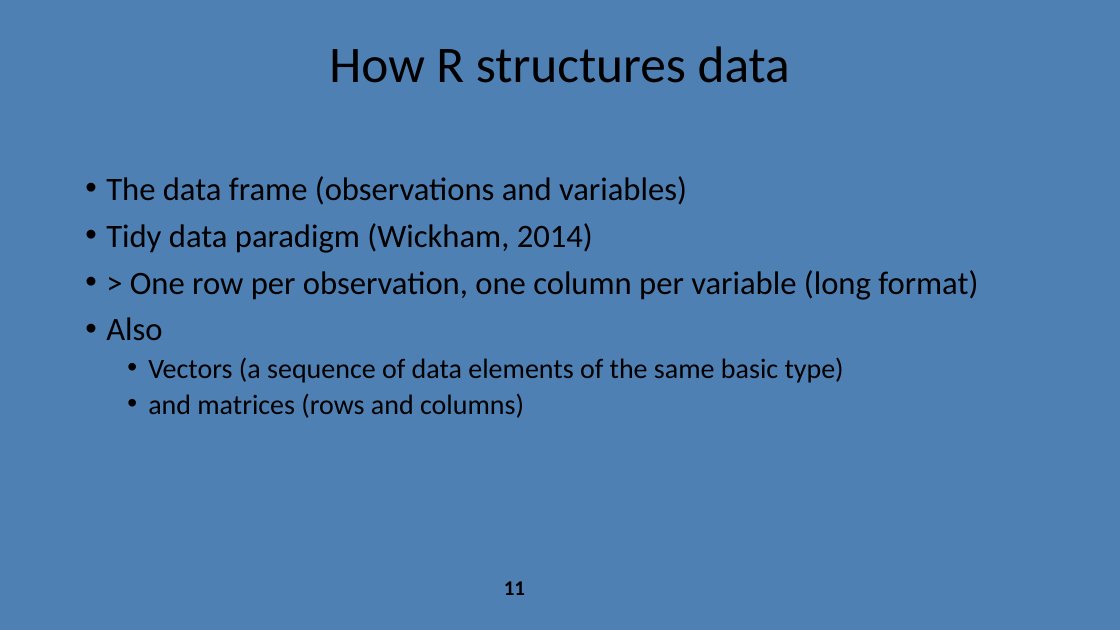
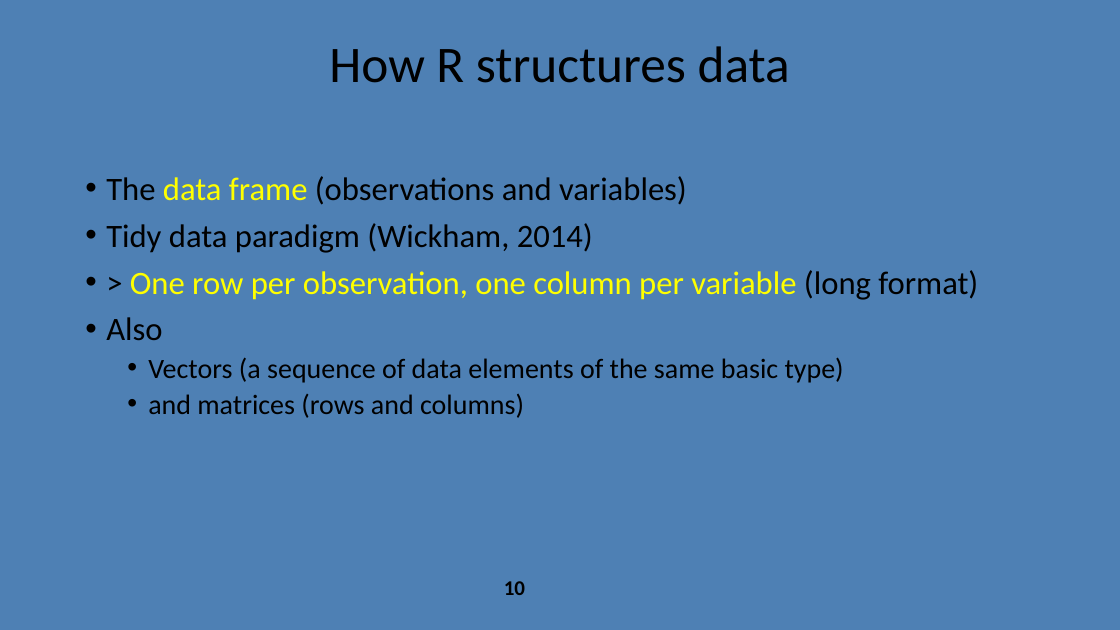
Before and after one commit to Primesty/WhyR, a slide deck: slide 10 of WhyR.pptx (slide 11 before the commit). Drawn at 1120x630 pixels with LibreOffice and Linux fonts; fonts in the diff are those of the drawing; background and template pictures are left out. Boxes give left, top, right and bottom in pixels: in the first picture for what was removed or moved away, otherwise in the second. Text is boxed around its words. In the diff, an @@ line names an element or a change of style, - is before the commit and + after.

```diff
--- a/WhyR.pptx
+++ b/WhyR.pptx
@@ text at (106, 176, 978, 300): text colour #000000 to #FFFF00 in "data frame", "One row per observation, one column per ..." @@
@@ page number at (504, 581, 525, 595): text changed @@
-11
+10
```
Also in this commit, not shown: 3 other slides changed, 1 slide added, 3 slides removed, 2 other files.
